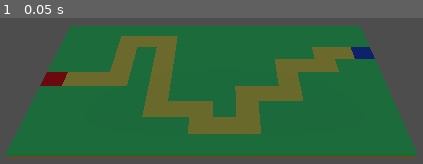
Above: before the commit, frame 1.
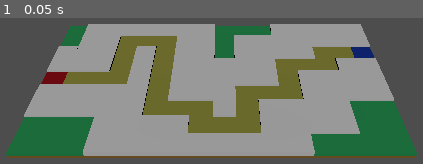
Above: after the commit, the same moment.

Repository: AmineBin/TowerDefense
Game: Godot game, scene res://Scenes/main.tscn
Two runs of this game, one before a commit and one after it. Both use one fixed random seed, a clock stepped at 60 frames per second and the inputs below. The project has no main scene, so this scene is started directly.
Inputs:
- Up to frame 1 (0.05 s): no input

The runs differ from the first frame. In frame 1, 49% of the frame differs, in the area x 5-94%, y 4-95%.

Commit message:
améliration de la génération de map

Diff:
--- a/Scenes/main.tscn
+++ b/Scenes/main.tscn
@@ -1,10 +1,11 @@
-[gd_scene load_steps=7 format=3 uid="uid://c5w48mkko8ubj"]
+[gd_scene load_steps=8 format=3 uid="uid://c5w48mkko8ubj"]
 
 [ext_resource type="Script" uid="uid://d2wtq8avingar" path="res://Script/main.gd" id="1_jjgbg"]
 [ext_resource type="PackedScene" uid="uid://xrta5qlxdpdp" path="res://Assets/Tile.glb" id="2_bo1nx"]
 [ext_resource type="PackedScene" uid="uid://slc0eh0ha02g" path="res://Assets/Path_tile.glb" id="2_jjvhh"]
 [ext_resource type="PackedScene" uid="uid://d8ps6rjvqf6k" path="res://Assets/Start_tile.glb" id="3_kry3j"]
 [ext_resource type="PackedScene" uid="uid://bxqa2pkby23y" path="res://Assets/End_tile.glb" id="4_21xkr"]
+[ext_resource type="PackedScene" uid="uid://dx4y47llvp7fo" path="res://Assets/Tower_tile.glb" id="6_6bp64"]
 [ext_resource type="Script" uid="uid://frvvrwot87wm" path="res://Script/camera_3d.gd" id="6_21xkr"]
 
 [node name="main" type="Node3D"]
@@ -13,13 +14,14 @@
 tile_start = ExtResource("3_kry3j")
 tile_end = ExtResource("4_21xkr")
 tile_empty = ExtResource("2_bo1nx")
+tower_tile = ExtResource("6_6bp64")
 min_path_size = 30
 max_path_size = 50
 min_loops = 2
 max_loops = 2
 
 [node name="Camera3D" type="Camera3D" parent="."]
-transform = Transform3D(1, 0, 0, 0, 0.7071068, 0.7071068, 0, -0.7071068, 0.7071068, 11, 12, 18)
+transform = Transform3D(1, 0, 0, 0, 0.7071068, 0.7071068, 0, -0.7071068, 0.7071068, 8, 10, 16)
 fov = 60.0
 script = ExtResource("6_21xkr")
 
--- a/Script/main.gd
+++ b/Script/main.gd
@@ -4,6 +4,7 @@
 @export var tile_start:PackedScene
 @export var tile_end:PackedScene
 @export var tile_empty:PackedScene
+@export var tower_tile:PackedScene
 
 @export var map_length:int = 16
 @export var map_height:int = 9
@@ -19,15 +20,25 @@
 	_pg = PathGenerator.new(map_length, map_height)
 	_display_path()
 	_complete_grid()
+	_display_tower_tile()
 
 func _complete_grid():
 	for x in range(map_length):
 		for y in range(map_height):
-			if not _pg.get_path().has(Vector2i(x,y)):
+			if not _pg.get_path().has(Vector2i(x,y)) and not _pg.get_tower_tile().has(Vector2i(x,y)):
 				var tile:Node3D = tile_empty.instantiate()
 				add_child(tile)
 				tile.global_position = Vector3(x, 0, y)
 
+
+func _display_tower_tile():
+	var _tower_tiles:Array[Vector2i] = _pg.generate_tower_tile()
+	print("Tower tiles generated: ", _tower_tiles.size())
+
+	for element in _tower_tiles:
+		var tile:Node3D = tower_tile.instantiate()
+		add_child(tile)
+		tile.global_position = Vector3(element.x, 0, element.y)
 
 func _display_path():
 	var _path:Array[Vector2i] = _pg.generate_path()
@@ -35,7 +46,7 @@
 	print(_path[0])
 
 	while _pg.get_path().size() < min_path_size or _pg.get_path().size() > max_path_size:
-		_pg.generate_path(true)
+		_pg.generate_path()
 
 	for element in _path:
 		var tile_score:int = _pg.get_tile_score(element)
--- a/Script/path_generator.gd
+++ b/Script/path_generator.gd
@@ -5,12 +5,13 @@
 var _grid_height:int = 9
 
 var _path: Array[Vector2i]
+var _tower_tile: Array[Vector2i]
 
 func _init(length:int, height:int):
 	_grid_length = length
 	_grid_height = height
 
-func generate_path(add_loops:bool = false):
+func generate_path():
 	_path.clear()
 
 	var x = 0
@@ -35,6 +36,28 @@
 
 	return _path
 
+func generate_tower_tile():
+	_tower_tile.clear()
+
+	var max_distance = 2
+
+	for path_tile in _path:
+		for dx in range(-max_distance, max_distance + 1):
+			for dy in range(-max_distance, max_distance + 1):
+				var tower_pos = path_tile + Vector2i(dx, dy)
+
+				if _path.has(tower_pos):
+					continue
+				if tower_pos.x < 0 or tower_pos.x >= _grid_length:
+					continue
+				if tower_pos.y < 0 or tower_pos.y >= _grid_height:
+					continue
+
+				if not _tower_tile.has(tower_pos):
+					_tower_tile.append(tower_pos)
+
+	return _tower_tile
+
 func get_tile_score(tile:Vector2i) -> int:
 	var score:int = 0
 	var x = tile.x
@@ -49,3 +72,6 @@
 
 func get_path() -> Array[Vector2i]:
 	return _path
+
+func get_tower_tile() -> Array[Vector2i]:
+	return _tower_tile
Binary file added: Assets/Tower_tile.glb
Not shown, added: Assets/Tower_tile.glb.import
